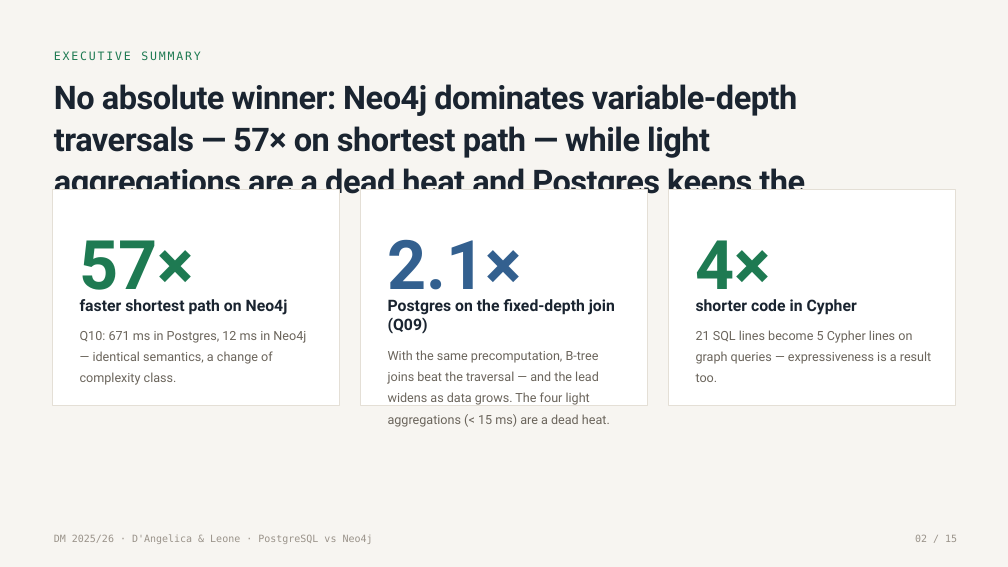
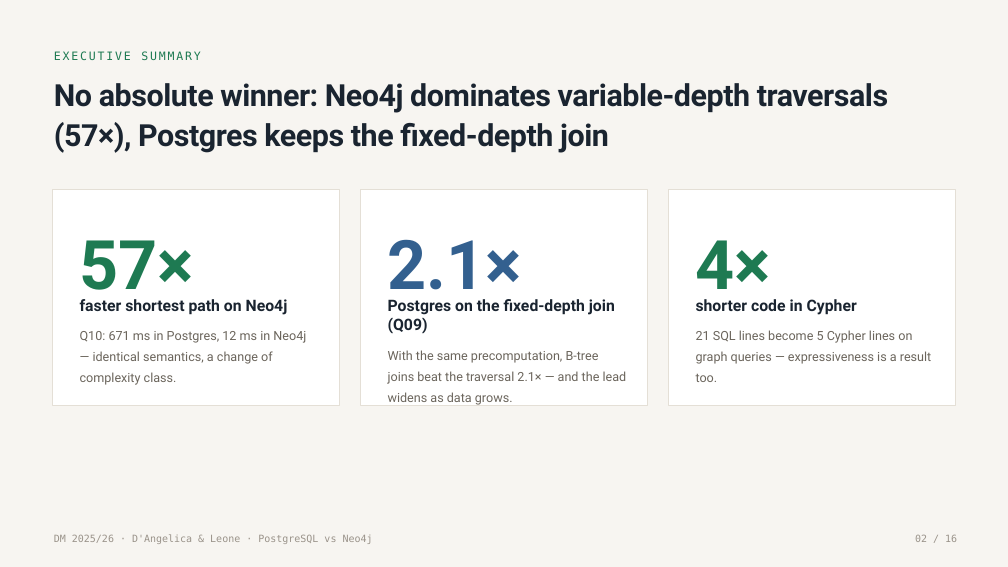
Before and after one commit to g1up3/DM-Project-2026, a slide deck: slide 2 of PostgreSQL_vs_Neo4j_DAngelica_Leone.pptx. Drawn at 1008x567 pixels with LibreOffice and Linux fonts; fonts in the diff are those of the drawing. Boxes give left, top, right and bottom in pixels: in the first picture for what was removed or moved away, otherwise in the second. Text is boxed around its words. In the diff, an @@ line names an element or a change of style, - is before the commit and + after.

```diff
--- a/PostgreSQL_vs_Neo4j_DAngelica_Leone.pptx
+++ b/PostgreSQL_vs_Neo4j_DAngelica_Leone.pptx
@@ text at [54,83,888,153]: text changed; size 46.5 to 43.5 pt @@
-No absolute winner: Neo4j dominates variable-depth traversals — 57× on shortest path — while light aggregations are a dead heat and Postgres keeps the fixed-depth join
+No absolute winner: Neo4j dominates variable-depth traversals (57×), Postgres keeps the fixed-depth join
@@ text at [388,350,627,406]: text changed @@
-With the same precomputation, B-tree joins beat the traversal — and the lead widens as data grows. The four light aggregations (< 15 ms) are a dead heat.
+With the same precomputation, B-tree joins beat the traversal 2.1× — and the lead widens as data grows.
```
Also in this commit, not shown: 13 other slides changed, 2 slides added, 1 other file.
